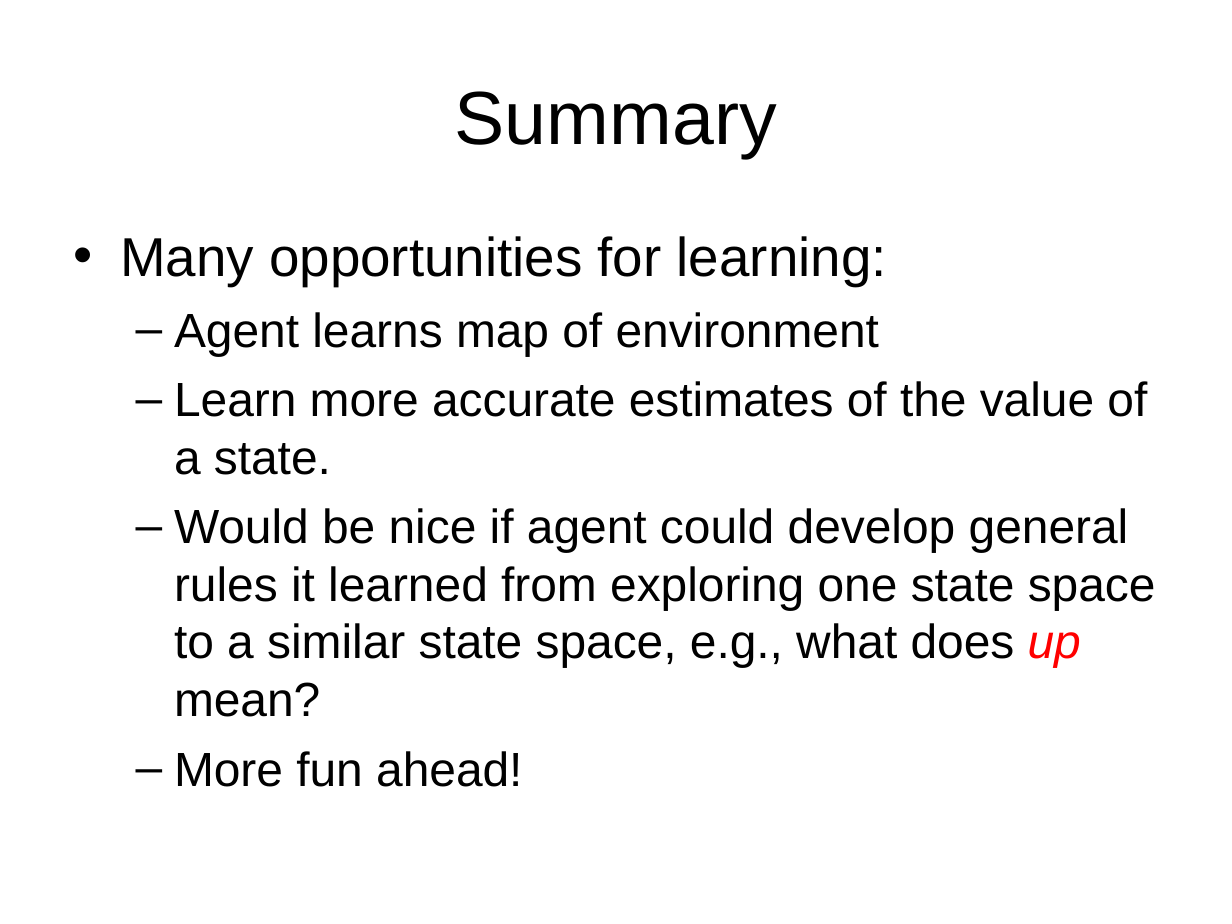
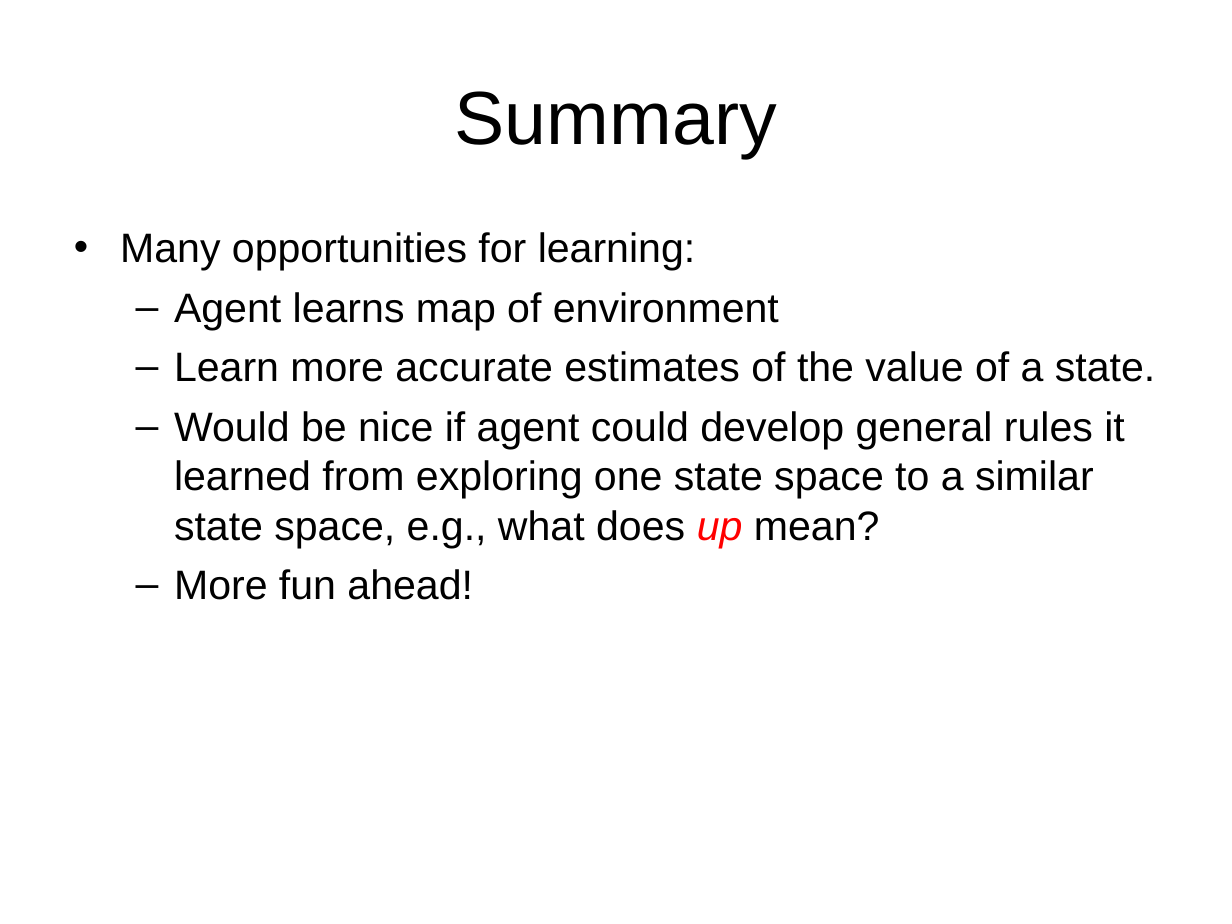
Before and after one commit to jayurbain/artificial-intelligence, a slide deck: slide 25 of slides/m4.5-onlinesearch.ppt. Drawn at 1232x924 pixels with LibreOffice and Linux fonts; fonts in the diff are those of the drawing. Boxes give left, top, right and bottom in pixels: in the first picture for what was removed or moved away, otherwise in the second. Text is boxed around its words. In the diff, an @@ line names an element or a change of style, - is before the commit and + after.

```diff
--- a/slides/m4.5-onlinesearch.ppt
+++ b/slides/m4.5-onlinesearch.ppt
@@ text "Many opportunities for learning:" at bbox=[120, 232, 1155, 600]: size 32 to 24 pt in "Many opportunities for learning:"; size 28 to 24 pt in "Agent learns map of environment", "Learn more accurate estimates of the value ...", "Would be nice if agent could develop ...", "More fun ahead!"; less space between paragraphs @@
```
Also in this commit, not shown: 3 other slides changed, 8 other files.
